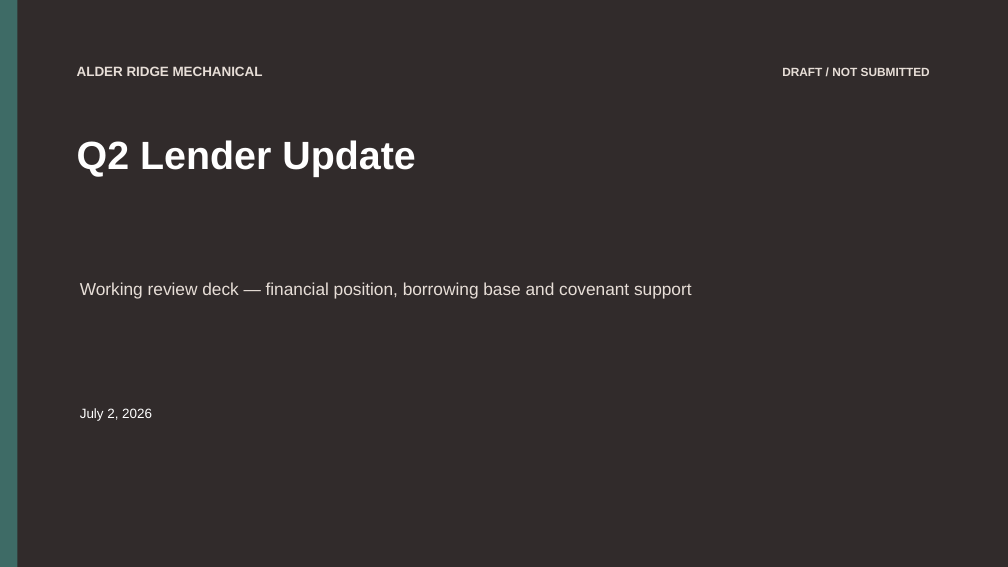
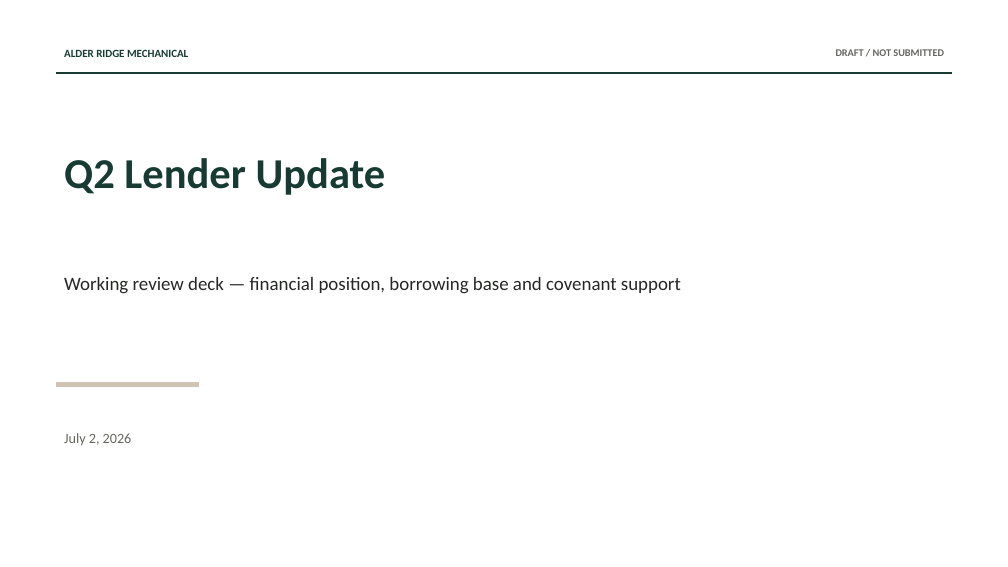
Before and after one commit to AAkashyap1/corporate-finance-environments, a slide deck: slide 1 of companies/alder-ridge/source-files/Shared/Finance/Treasury/Bank - covenants/2026 Q2 working/Q2 lender update - review working v3.pptx. Drawn at 1008x567 pixels with LibreOffice and Linux fonts; fonts in the diff are those of the drawing. Boxes give left, top, right and bottom in pixels: in the first picture for what was removed or moved away, otherwise in the second. Text is boxed around its words. In the diff, an @@ line names an element or a change of style, - is before the commit and + after.

Commit message:
Sync five hardened Alder Ridge tasks

```diff
--- a/companies/alder-ridge/source-files/Shared/Finance/Treasury/Bank - covenants/2026 Q2 working/Q2 lender update - review working v3.pptx
+++ b/companies/alder-ridge/source-files/Shared/Finance/Treasury/Bank - covenants/2026 Q2 working/Q2 lender update - review working v3.pptx
@@ background #312B2B to #FFFFFF @@
@@ rectangle removed at [0, 0, 17, 567] @@
@@ text "ALDER RIDGE MECHANICAL": place and size @@
-text "ALDER RIDGE MECHANICAL" at [77, 66, 263, 76]
+text "ALDER RIDGE MECHANICAL" at [64, 49, 188, 57]
@@ text "ALDER RIDGE MECHANICAL" at [64, 49, 188, 57]: size 12.8 to 10.5 pt, font Arial to Calibri, text colour #E7DED7 to #173B33 @@
@@ text "DRAFT / NOT SUBMITTED": place and size @@
-text "DRAFT / NOT SUBMITTED" at [782, 67, 930, 76]
+text "DRAFT / NOT SUBMITTED" at [836, 49, 944, 56]
@@ text "DRAFT / NOT SUBMITTED" at [836, 49, 944, 56]: size 11.2 to 9.8 pt, font Arial to Calibri, text colour #E7DED7 to #666761 @@
@@ rectangle added at [57, 73, 951, 74], fill #173B33, outline #173B33 0 pt @@
@@ text "Q2 Lender Update": place and size @@
-text "Q2 Lender Update" at [77, 140, 415, 176]
+text "Q2 Lender Update" at [64, 158, 386, 195]
@@ text "Q2 Lender Update" at [64, 158, 386, 195]: size 37.5 to 40.5 pt, font Arial to Calibri, text colour #FFFFFF to #173B33 @@
@@ text "Working review deck — financial ...": place and size @@
-text "Working review deck — financial ..." at [80, 282, 692, 298]
+text "Working review deck — financial ..." at [64, 277, 681, 294]
@@ text "Working review deck — financial ..." at [64, 277, 681, 294]: size 16.5 to 18 pt, font Arial to Calibri, text colour #E7DED7 to #252725 @@
@@ rectangle added at [57, 383, 199, 386], fill #CFC4B3, outline #CFC4B3 0 pt @@
@@ text "July 2, 2026": place and size @@
-text "July 2, 2026" at [80, 408, 152, 421]
+text "July 2, 2026" at [64, 433, 132, 446]
@@ text "July 2, 2026" at [64, 433, 132, 446]: size 12.8 to 13.5 pt, font Arial to Calibri, text colour #FFFFFF to #666761 @@
```
Also in this commit, not shown: 4 other slides changed, 50 other files.
